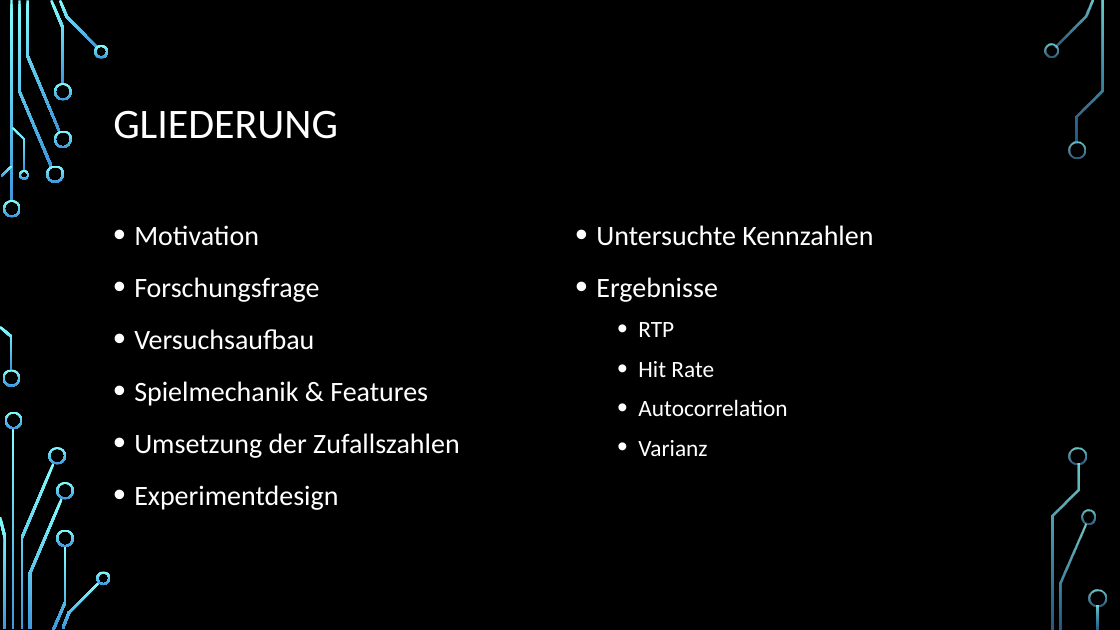
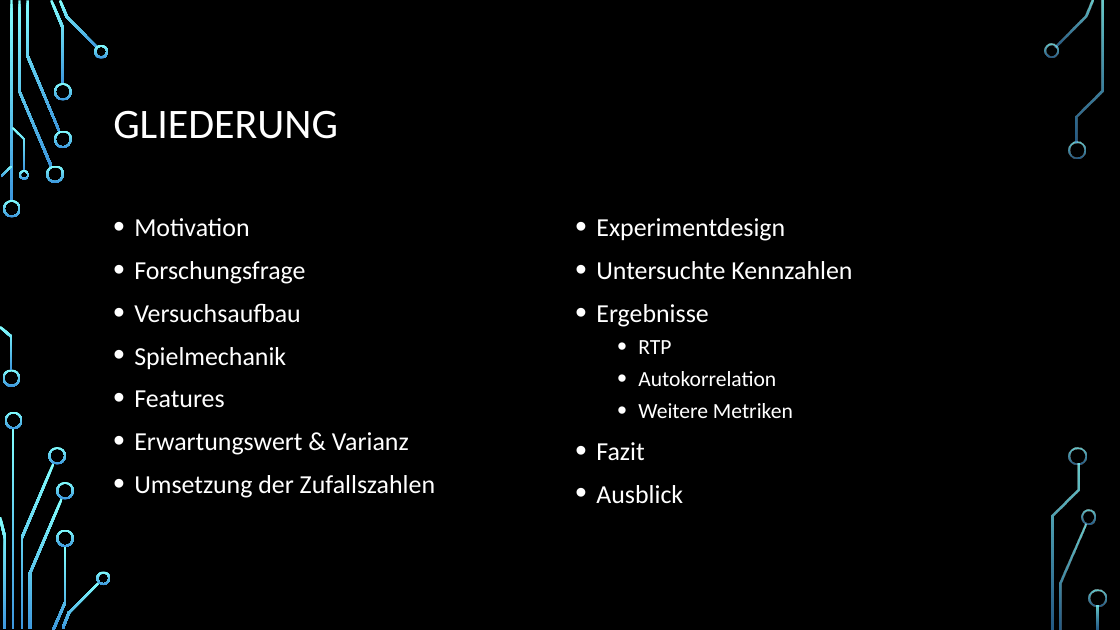
Before and after one commit to freiheits-stack/slot_project, a slide deck: slide 2 of docs/Spiel_Quantenzufall_Präsentation.pptx. Drawn at 1120x630 pixels with LibreOffice and Linux fonts; fonts in the diff are those of the drawing; background and template pictures are left out. Boxes give left, top, right and bottom in pixels: in the first picture for what was removed or moved away, otherwise in the second. Text is boxed around its words. In the diff, an @@ line names an element or a change of style, - is before the commit and + after.

```diff
--- a/docs/Spiel_Quantenzufall_Präsentation.pptx
+++ b/docs/Spiel_Quantenzufall_Präsentation.pptx
@@ text at (134,218,435,498): size 24 to 22.2 pt in "Motivation", "Forschungsfrage", "Versuchsaufbau", "Umsetzung der Zufallszahlen"; line spacing 1.2 to 1 @@
@@ text at (596,218,785,241): paragraph added @@
+• Experimentdesign
@@ text at (596,261,852,354): size 24 to 22.2 pt in "Untersuchte Kennzahlen", "Ergebnisse"; size 20 to 18.5 pt in "RTP"; line spacing 1.2 to 1 @@
@@ text at (134,347,409,455): text changed; size 24 to 22.2 pt @@
-• Spielmechanik & Features
+• Spielmechanik
+• Features
+• Erwartungswert & Varianz
@@ text at (596,371,793,504): text changed; size 20 to 18.5 pt @@
-  • Hit Rate
-  • Autocorrelation
-  • Varianz
+  • Autokorrelation
+  • Weitere Metriken
+• Fazit
+• Ausblick
@@ text at (134,485,338,510): paragraph removed @@
-• Experimentdesign
```
Also in this commit, not shown: 8 other slides changed, 8 slides added, 8 slides removed, 2 other files.
